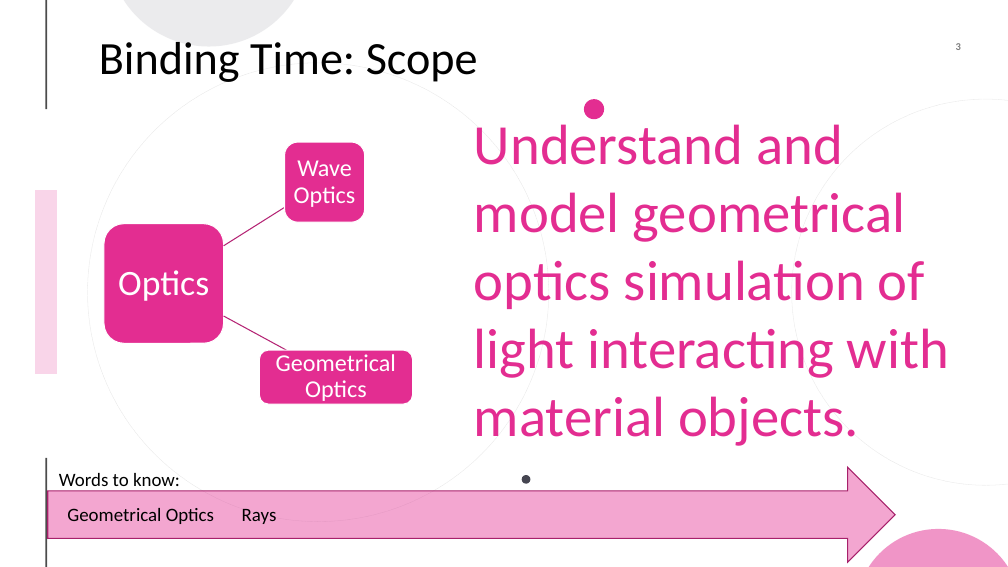
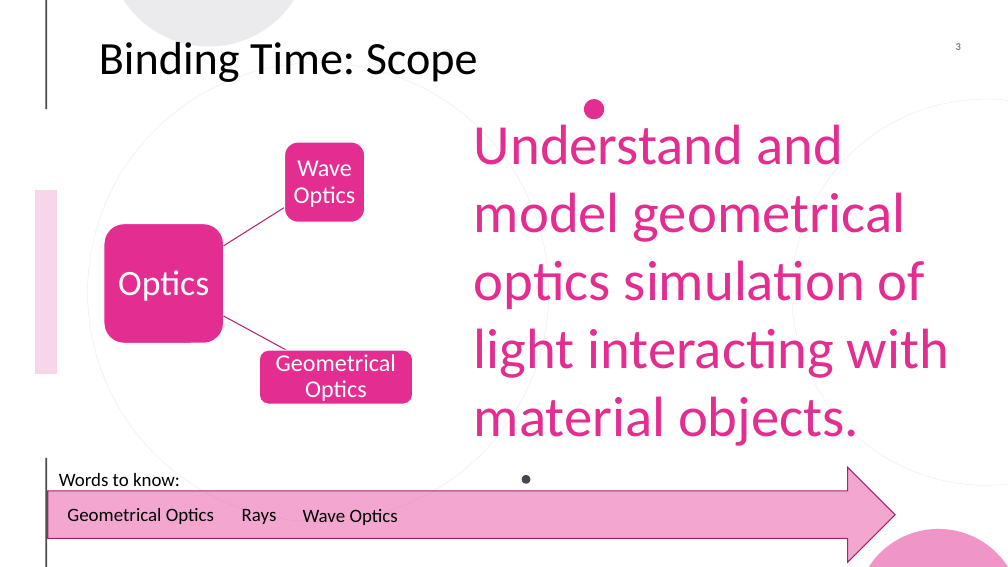
Before and after one commit to sorainsm/library-of-lighting-models, a slide deck: slide 3 of Commonality-Analysis/Lighting for Computer Graphics.pptx. Drawn at 1008x567 pixels with LibreOffice and Linux fonts; fonts in the diff are those of the drawing. Boxes give left, top, right and bottom in pixels: in the first picture for what was removed or moved away, otherwise in the second. Text is boxed around its words. In the diff, an @@ line names an element or a change of style, - is before the commit and + after.

```diff
--- a/Commonality-Analysis/Lighting for Computer Graphics.pptx
+++ b/Commonality-Analysis/Lighting for Computer Graphics.pptx
@@ text added at bbox=[303, 509, 398, 525], 18 pt, text #000000 @@
+Wave Optics
```
Also in this commit, not shown: 7 other slides changed, 1 slide added, 1 slide removed, 1 other file.
